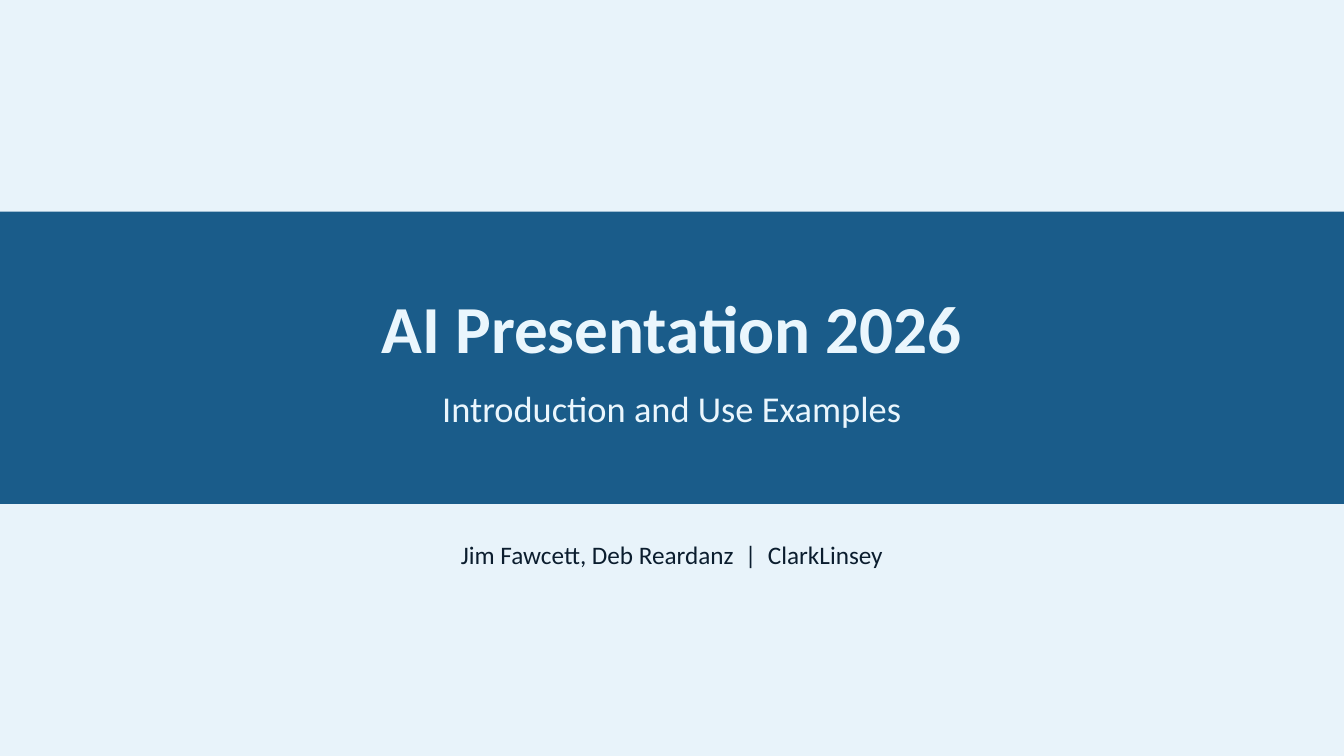
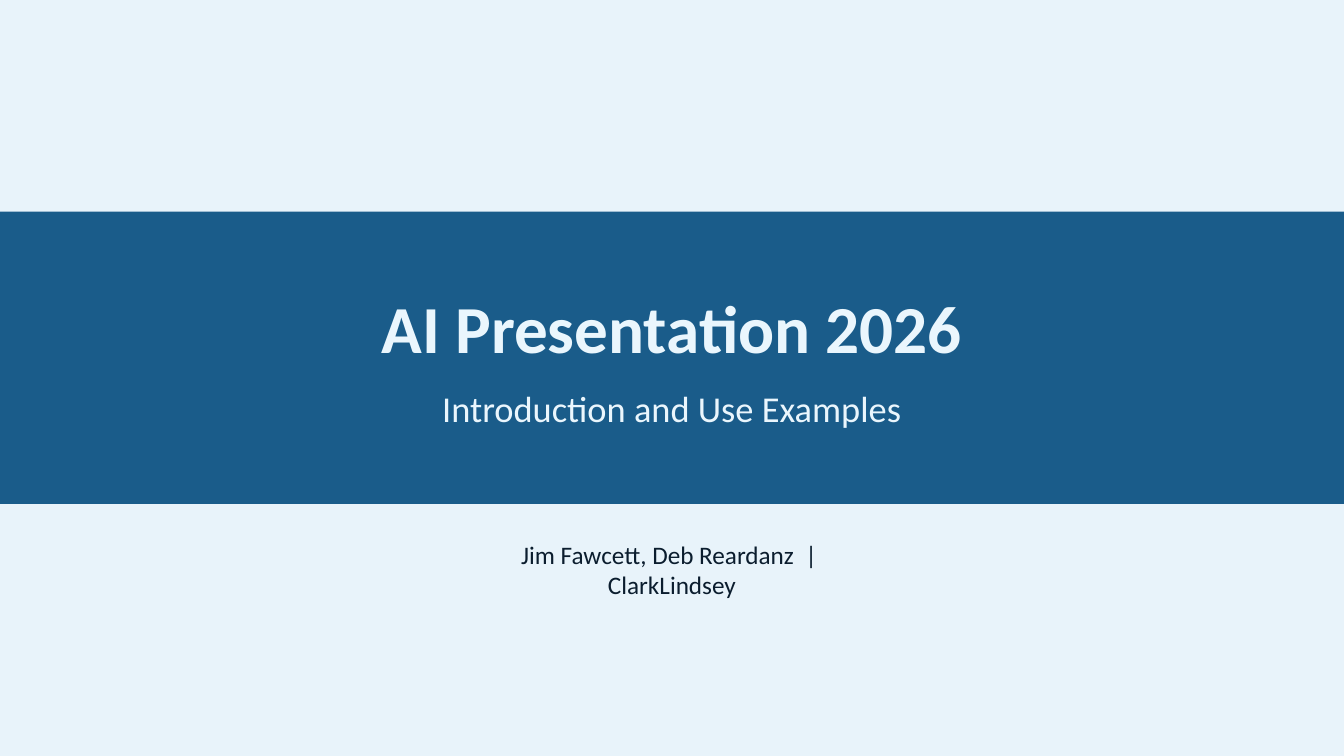
Before and after one commit to JimFawcett/NewSite, a slide deck: slide 1 of AI Presentation 2026/AI_Presentation.pptx. Drawn at 1344x756 pixels with LibreOffice and Linux fonts; fonts in the diff are those of the drawing. Boxes give left, top, right and bottom in pixels: in the first picture for what was removed or moved away, otherwise in the second. Text is boxed around its words. In the diff, an @@ line names an element or a change of style, - is before the commit and + after.

```diff
--- a/AI Presentation 2026/AI_Presentation.pptx
+++ b/AI Presentation 2026/AI_Presentation.pptx
@@ text at <box>521,546,794,598</box>: text changed @@
-Jim Fawcett, Deb Reardanz | ClarkLinsey
+Jim Fawcett, Deb Reardanz | ClarkLindsey
```
Also in this commit, not shown: 7 other slides changed, 1 slide added, 7 other files.
